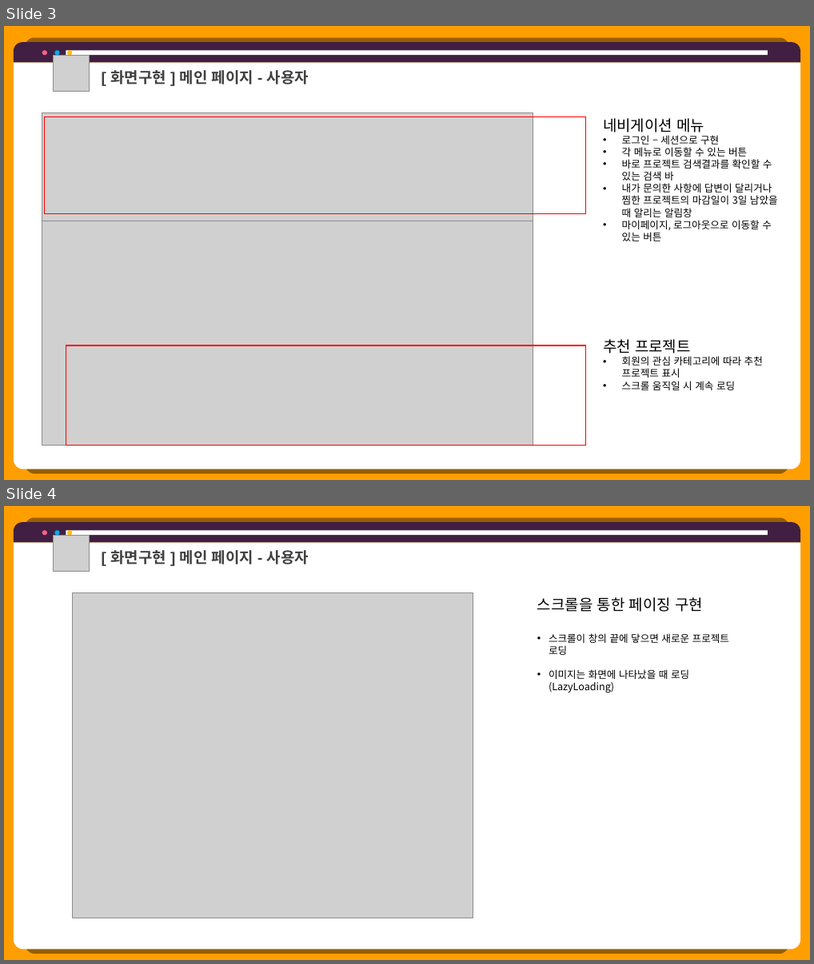
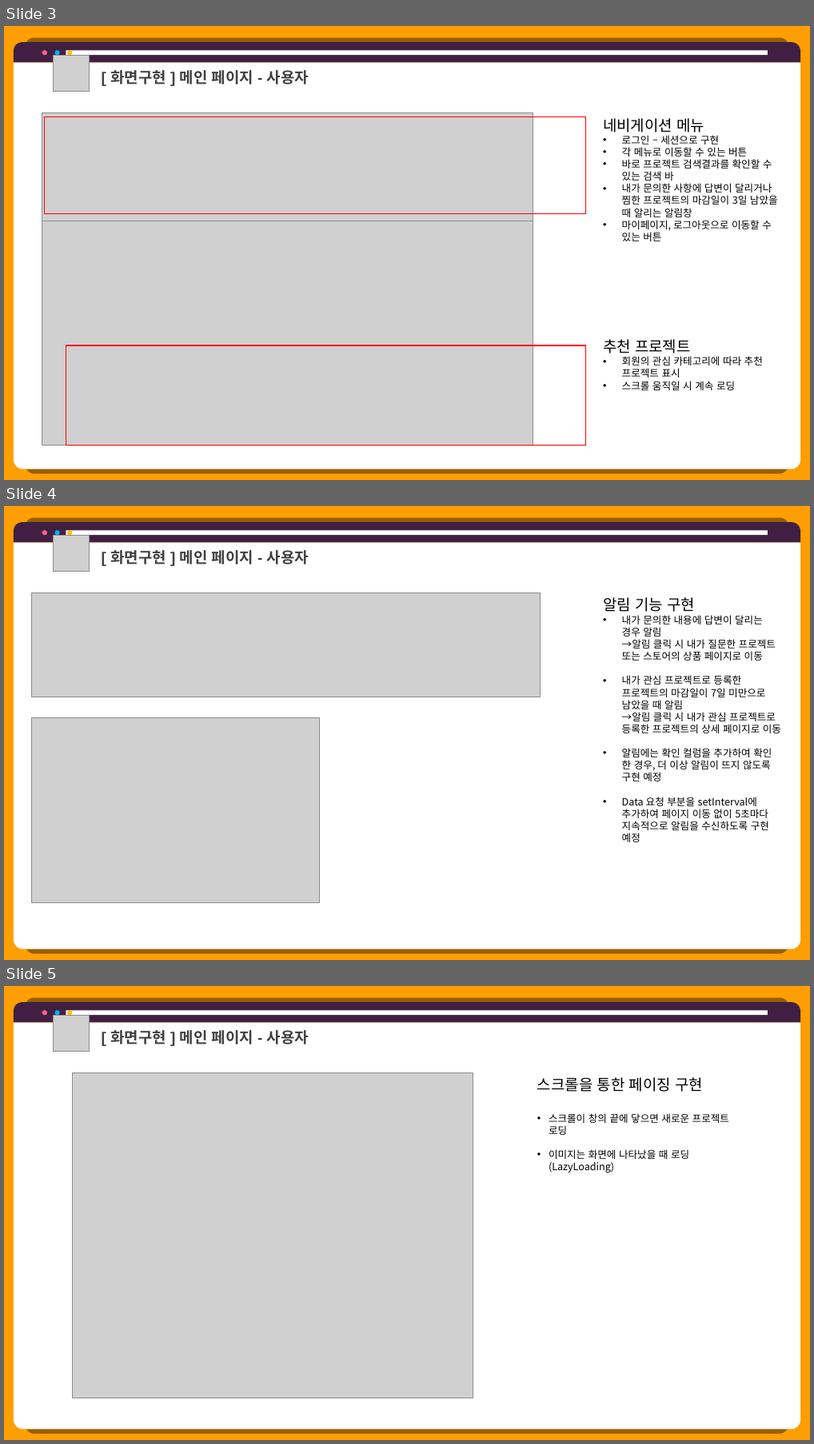
Before and after one commit to hhsw07/ezen-academy-projects, a slide deck: 0 발표용 파워포인트/project06 - 파워포인트 종합 - 형준.pptx. Shown one above the other, each under a label of ours: slides 3 and 4 before the commit, slides 3, 4 and 5 after it. The pictures are 814x964 and 814x1444 pixels, drawn with LibreOffice and Linux fonts; fonts in the diff are those of the drawing; grey boxes stand for pictures. Boxes give left, top, right and bottom in pixels: in the first picture for what was removed or moved away, otherwise in the second. Text is boxed around its words. In the diff, an @@ line names an element or a change of style, - is before the commit and + after.

```diff
--- a/0 발표용 파워포인트/project06 - 파워포인트 종합 - 형준.pptx
+++ b/0 발표용 파워포인트/project06 - 파워포인트 종합 - 형준.pptx
@@ slide 4 added at (4,506,810,960), background #FF9E00 @@
@@ round same rect added at (14,522,802,542), fill #411F42 @@
@@ round same rect added at (14,542,802,949), fill #FFFFFF @@
@@ ellipse added at (42,530,47,535), fill #FF6189 @@
@@ picture added at (54,535,90,571) @@
@@ ellipse added at (55,530,60,535), fill #00B0F0 @@
@@ rectangle added at (66,530,768,535), fill #FFFFFF @@
@@ ellipse added at (67,530,72,535), fill #FFC000 @@
@@ text added at (110,550,309,564), 18 pt, text #404040, bold @@
+[ 화면구현 ] 메인 페이지 - 사용자
@@ picture added at (31,592,541,696) @@
@@ text added at (603,597,782,842), 12 pt, text #000000 @@
+알림 기능 구현
+• 내가 문의한 내용에 답변이 달리는 경우 알림
+  →알림 클릭 시 내가 질문한 프로젝트 또는 스토어의 상품 페이지로 이동
+• 내가 관심 프로젝트로 등록한 프로젝트의 마감일이 7일 미만으로 남았을 때 알림
+  →알림 클릭 시 내가 관심 프로젝트로 등록한 프로젝트의 상세 페이지로 이동
+• 알림에는 확인 컬럼을 추가하여 확인 한 경우, 더 이상 알림이 뜨지 않도록 구현 예정
+• Data 요청 부분을 setInterval에 추가하여 페이지 이동 없이 5초마다 지속적으로 알림을 수신하도록 구현 예정
@@ picture added at (31,717,320,902) @@
@@ what was slide 4 is now slide 5 @@
```
Also in this commit, not shown: 5 other slides added, 1 other file.
